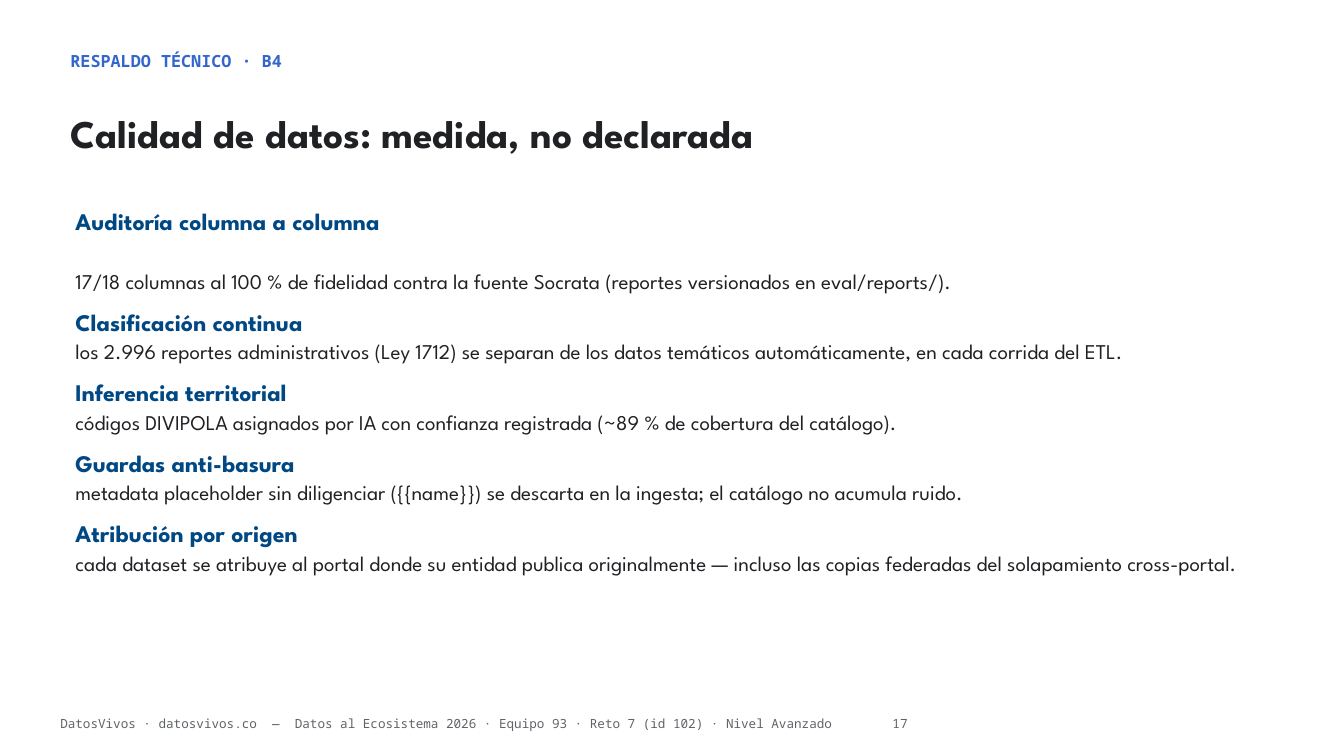
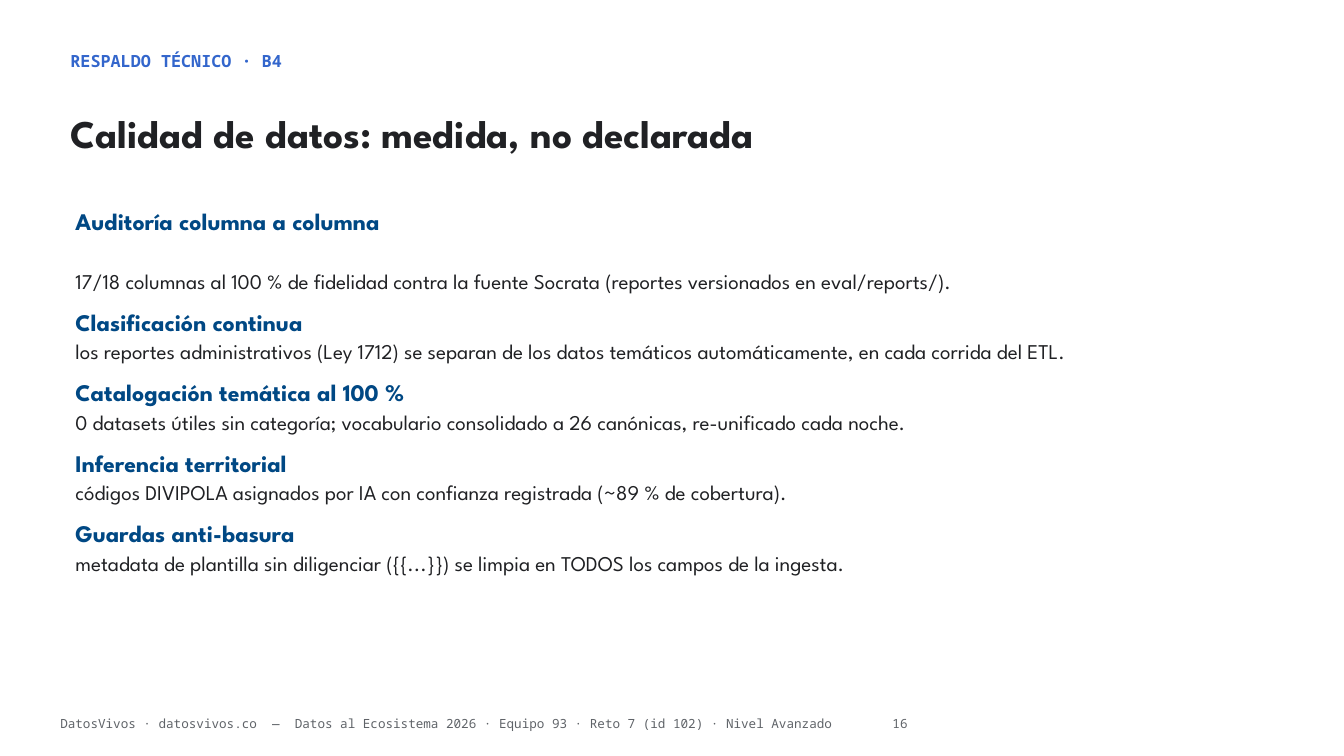
Before and after one commit to jsricop/DatosVivos, a slide deck: slide 16 of recursos/presentacion.pptx (slide 17 before the commit). Drawn at 1344x756 pixels with LibreOffice and Linux fonts; fonts in the diff are those of the drawing. Boxes give left, top, right and bottom in pixels: in the first picture for what was removed or moved away, otherwise in the second. Text is boxed around its words. In the diff, an @@ line names an element or a change of style, - is before the commit and + after.

```diff
--- a/recursos/presentacion.pptx
+++ b/recursos/presentacion.pptx
@@ text at [75, 344, 1064, 435]: text changed @@
-los 2.996 reportes administrativos (Ley 1712) se separan de los datos temáticos automáticamente, en cada corrida del ETL.
+los reportes administrativos (Ley 1712) se separan de los datos temáticos automáticamente, en cada corrida del ETL.
+Catalogación temática al 100 %
+0 datasets útiles sin categoría; vocabulario consolidado a 26 canónicas, re-unificado cada noche.
@@ text at [75, 485, 787, 505]: text changed @@
-códigos DIVIPOLA asignados por IA con confianza registrada (~89 % de cobertura del catálogo).
+códigos DIVIPOLA asignados por IA con confianza registrada (~89 % de cobertura).
@@ text at [75, 556, 844, 576]: text changed @@
-metadata placeholder sin diligenciar ({{name}}) se descarta en la ingesta; el catálogo no acumula ruido.
-Atribución por origen
-cada dataset se atribuye al portal donde su entidad publica originalmente — incluso las copias federadas del solapamiento cross-portal.
+metadata de plantilla sin diligenciar ({{...}}) se limpia en TODOS los campos de la ingesta.
@@ text at [60, 718, 907, 731]: text changed @@
-DatosVivos · datosvivos.co — Datos al Ecosistema 2026 · Equipo 93 · Reto 7 (id 102) · Nivel Avanzado 17
+DatosVivos · datosvivos.co — Datos al Ecosistema 2026 · Equipo 93 · Reto 7 (id 102) · Nivel Avanzado 16
```
Also in this commit, not shown: 16 other slides changed, 1 slide added, 2 slides removed, 3 other files.
